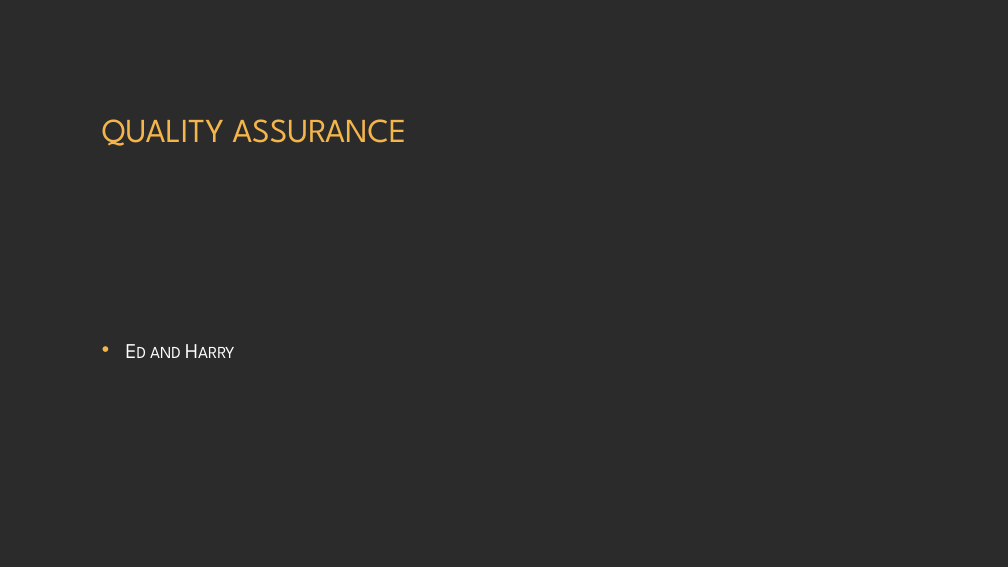
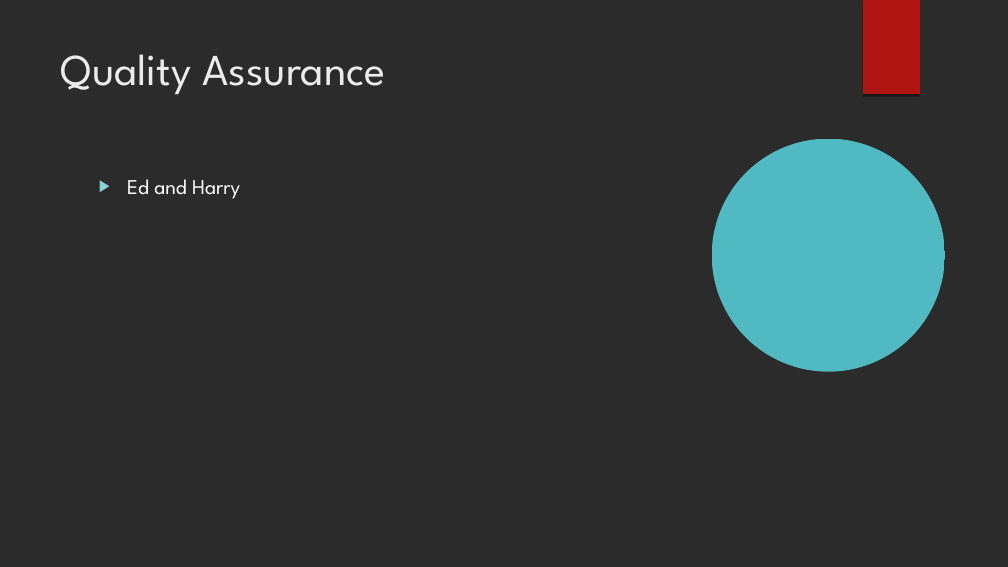
Before and after one commit to BenB33/ProfessionalismTeam2, a slide deck: slide 4 of PIM – Phase 1.odp. Drawn at 1008x567 pixels with LibreOffice and Linux fonts; fonts in the diff are those of the drawing; background and template pictures are left out; a plain dark background stands for a picture behind light text. Boxes give left, top, right and bottom in pixels: in the first picture for what was removed or moved away, otherwise in the second. Text is boxed around its words. In the diff, an @@ line names an element or a change of style, - is before the commit and + after.

```diff
--- a/PIM – Phase 1.odp
+++ b/PIM – Phase 1.odp
@@ freeform shape added at <box>863,0,920,95</box>, fill #B01513 @@
@@ title "Quality Assurance" at <box>61,54,385,94</box>: vertical alignment middle to top @@
@@ title at <box>61,54,385,94</box>: text changed; size 32 to 42 pt; text colour #F4B54B to #EBEBEB @@
-QUALITY ASSURANCE
+Quality Assurance
@@ freeform shape added at <box>712,138,944,371</box>, fill #50B9C1 @@
@@ text "Ed and Harry": place and size @@
-text "Ed and Harry" at <box>150,347,181,358</box>
+text "Ed and Harry" at <box>127,179,240,199</box>
@@ text "Ed and Harry" at <box>127,179,240,199</box>: small capitals off; bullet • to ▶; less space between paragraphs; bullet colour #F4B54B to #8AD0D6; vertical alignment middle to top @@
```
Also in this commit, not shown: 7 other slides changed, 5 slides added, 5 slides removed, 1 other file.
